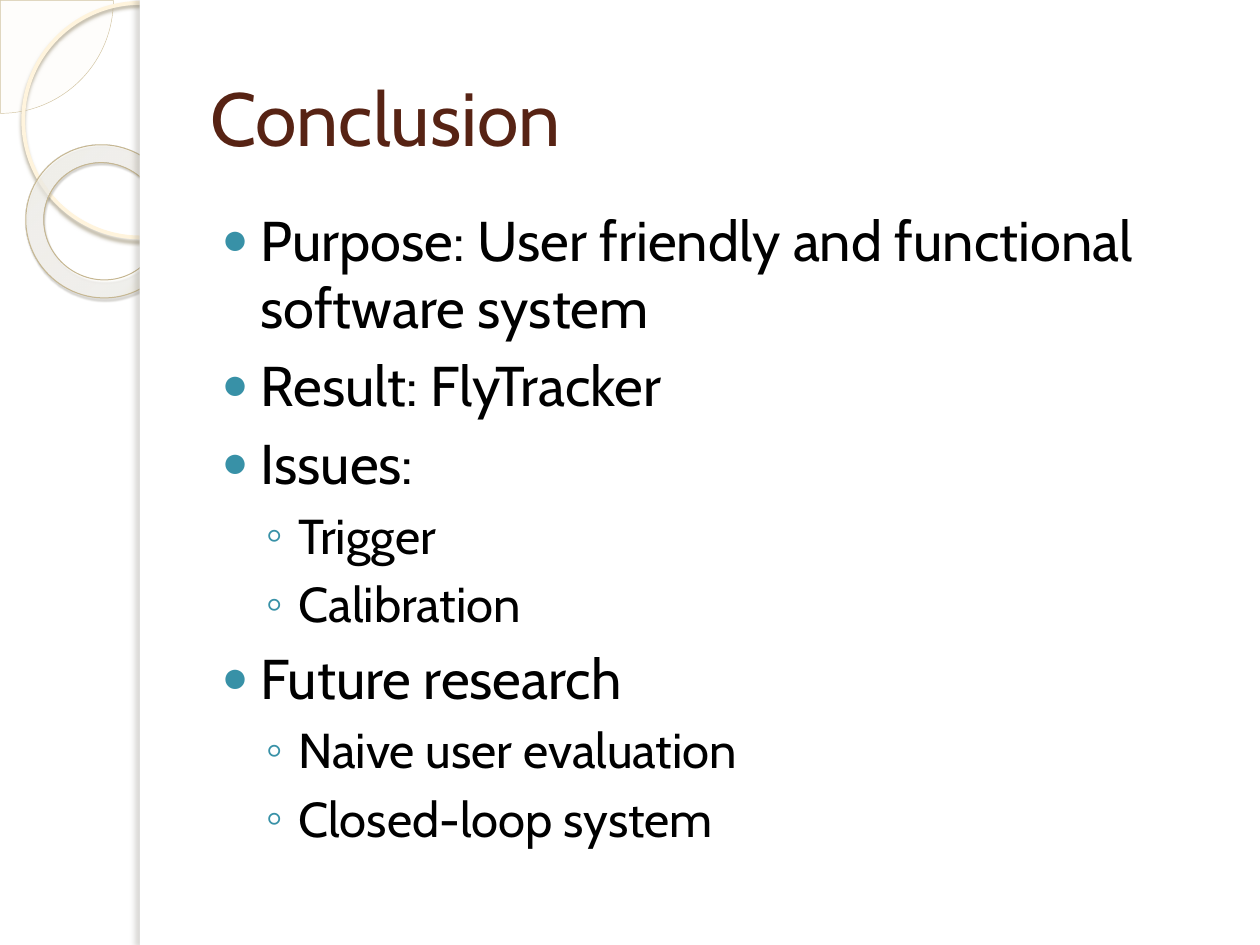
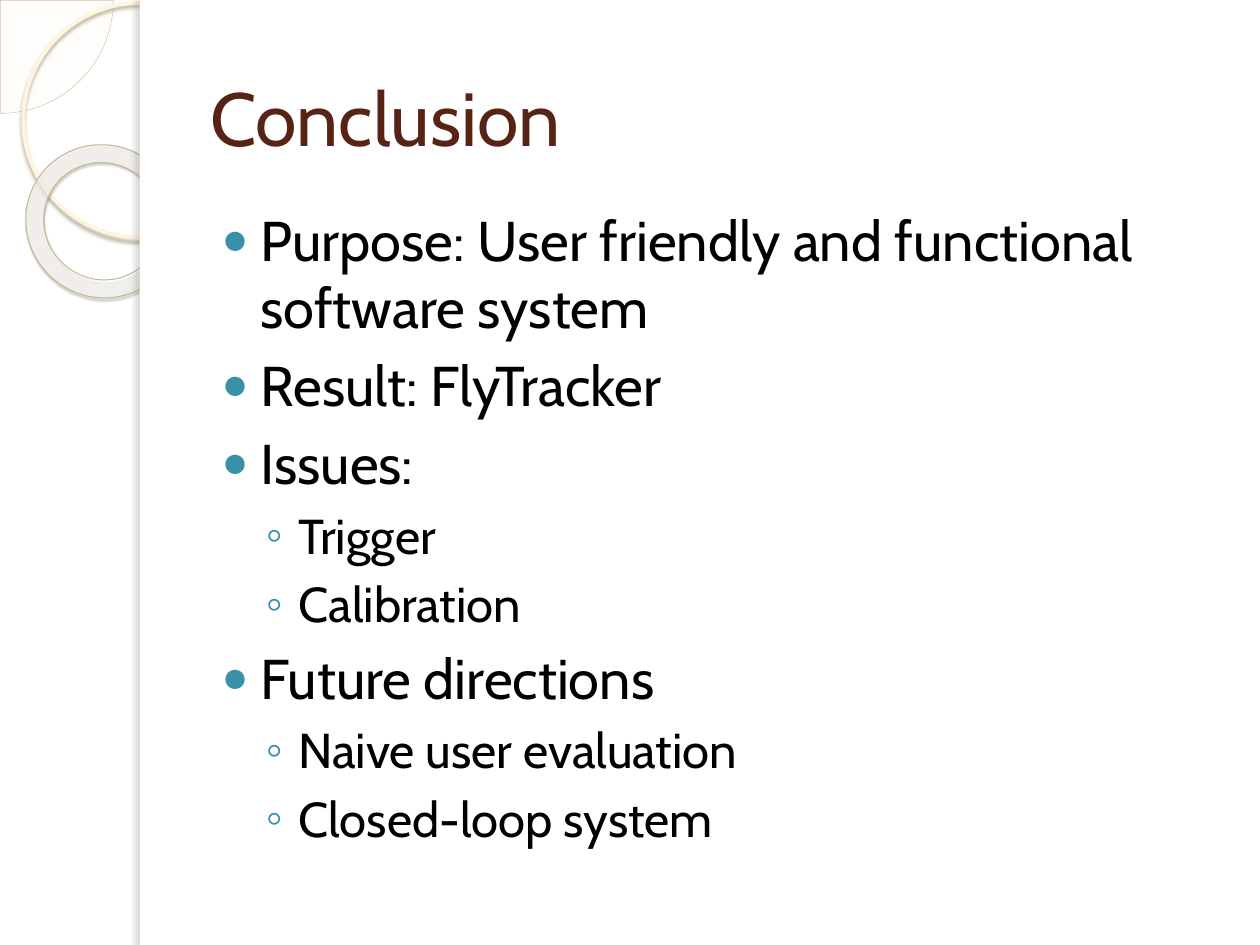
Before and after one commit to jakelamotta/master_thesis, a slide deck: slide 13 of presentations/presentation_1.pptx (slide 14 before the commit). Drawn at 1260x945 pixels with LibreOffice and Linux fonts; fonts in the diff are those of the drawing; background and template pictures are left out. Boxes give left, top, right and bottom in pixels: in the first picture for what was removed or moved away, otherwise in the second. Text is boxed around its words. In the diff, an @@ line names an element or a change of style, - is before the commit and + after.

```diff
--- a/presentations/presentation_1.pptx
+++ b/presentations/presentation_1.pptx
@@ text at (x1=261, y1=657, x2=654, y2=700): text changed @@
-● Future research
+● Future directions
```
Also in this commit, not shown: 1 slide removed, 1 other file.
